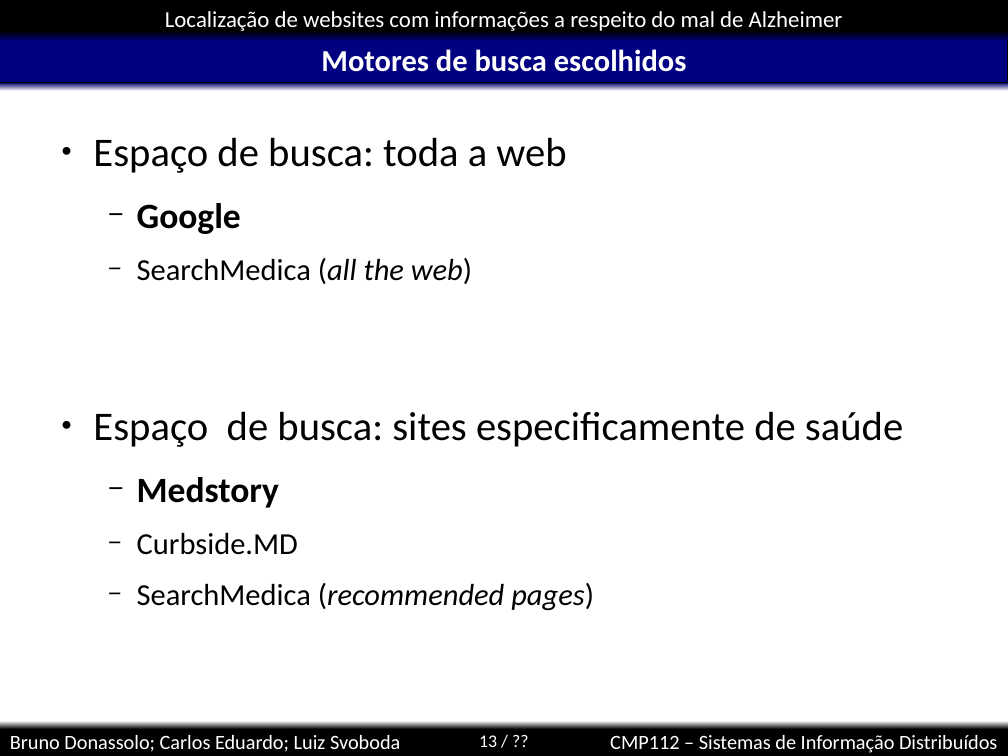
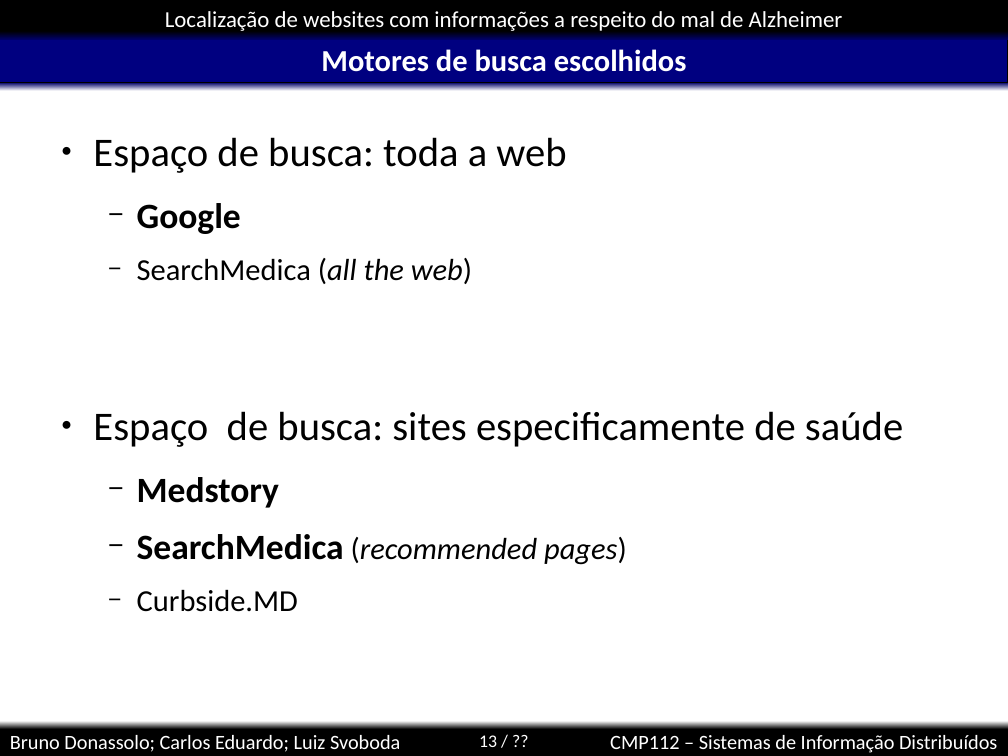
Before and after one commit to kdubezerra/kdubezerra, a slide deck: slide 13 of disciplinas/cmp112/localizacao.ppt. Drawn at 1008x756 pixels with LibreOffice and Linux fonts; fonts in the diff are those of the drawing; background and template pictures are left out. Boxes give left, top, right and bottom in pixels: in the first picture for what was removed or moved away, otherwise in the second. Text is boxed around its words. In the diff, an @@ line names an element or a change of style, - is before the commit and + after.

```diff
--- a/disciplinas/cmp112/localizacao.ppt
+++ b/disciplinas/cmp112/localizacao.ppt
@@ text at [137, 534, 627, 565]: paragraph added @@
+  − SearchMedica (recommended pages)
@@ text at [137, 583, 594, 611]: paragraph removed @@
-  − SearchMedica (recommended pages)
```
Also in this commit, not shown: 1 other file.
